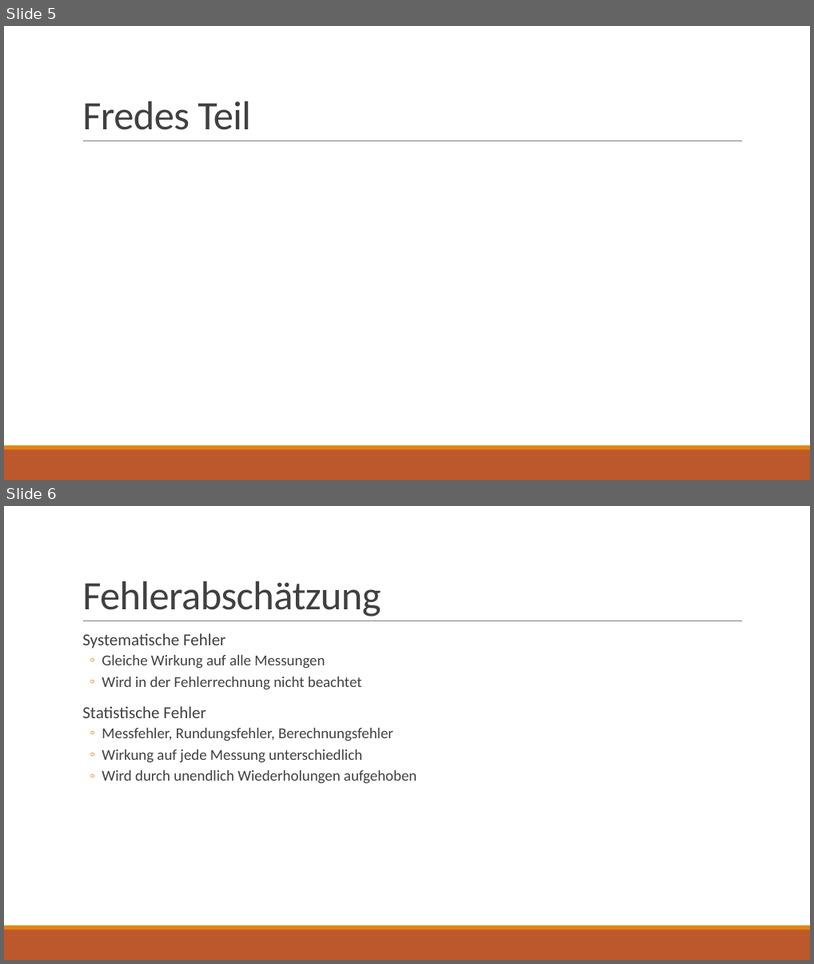
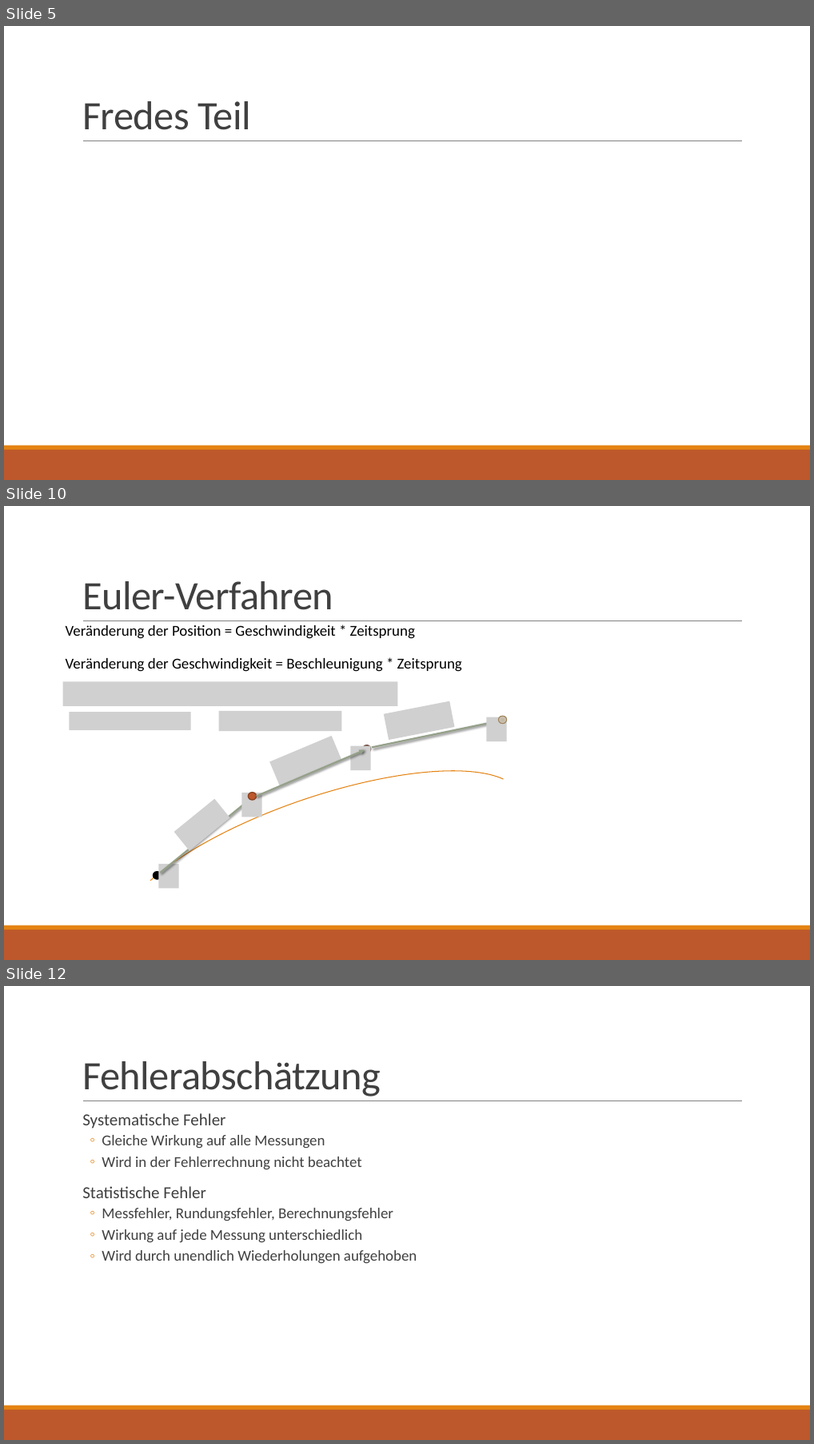
Before and after one commit to Voxen4/Planetarium, a slide deck: Simulation des Sonnensytem.pptx. Shown one above the other, each under a label of ours: slides 5 and 6 before the commit, slides 5, 10 and 12 after it; the slides between them are not shown. The pictures are 814x964 and 814x1444 pixels, drawn with LibreOffice and Linux fonts; fonts in the diff are those of the drawing; grey boxes stand for pictures. Boxes give left, top, right and bottom in pixels: in the first picture for what was removed or moved away, otherwise in the second. Text is boxed around its words. In the diff, an @@ line names an element or a change of style, - is before the commit and + after.

```diff
--- a/Simulation des Sonnensytem.pptx
+++ b/Simulation des Sonnensytem.pptx
@@ slide 10 added at box(4, 506, 810, 960), background #FFFFFF; not listed: 3 template elements that a slide beside it also shows @@
@@ title added at box(82, 581, 334, 610), 48 pt, text #404040 @@
+Euler-Verfahren
@@ text added at box(66, 625, 415, 639), 18 pt, text #000000 @@
+Veränderung der Position = Geschwindigkeit * Zeitsprung
@@ text added at box(66, 658, 462, 672), 18 pt, text #000000 @@
+Veränderung der Geschwindigkeit = Beschleunigung * Zeitsprung
@@ picture added at box(62, 681, 211, 706) @@
@@ picture added at box(211, 681, 398, 706) @@
@@ picture added at box(70, 712, 191, 730) @@
@@ picture added at box(218, 711, 342, 731) @@
@@ arrow added from (372, 748) to (499, 720), #94A088 2 pt @@
@@ picture added at box(384, 701, 454, 740) @@
@@ picture added at box(486, 717, 506, 741) @@
@@ ellipse added at box(499, 716, 507, 724), fill gradient #C2B5A2 to #CCC1B1 to #D4C8B8, outline #9B8357 1 pt @@
@@ arc (boxed as its full ellipse) added at box(102, 732, 542, 960), outline #E48312 1 pt @@
@@ picture added at box(270, 736, 342, 786) @@
@@ picture added at box(350, 745, 370, 770) @@
@@ ellipse added at box(362, 745, 371, 753), fill #865640, outline #63402F 1.25 pt @@
@@ arrow added from (256, 796) to (365, 750), #94A088 2 pt @@
@@ picture added at box(242, 792, 262, 816) @@
@@ ellipse added at box(249, 792, 257, 800), fill #BD582C, outline #8C4121 1.25 pt @@
@@ arrow added from (160, 872) to (251, 799), #94A088 2 pt @@
@@ picture added at box(174, 799, 230, 850) @@
@@ picture added at box(159, 864, 179, 888) @@
@@ ellipse added at box(154, 872, 162, 880), fill #000000, outline #000000 1.25 pt @@
@@ what was slide 6 is now slide 12 @@
```
Also in this commit, not shown: 5 other slides added.
